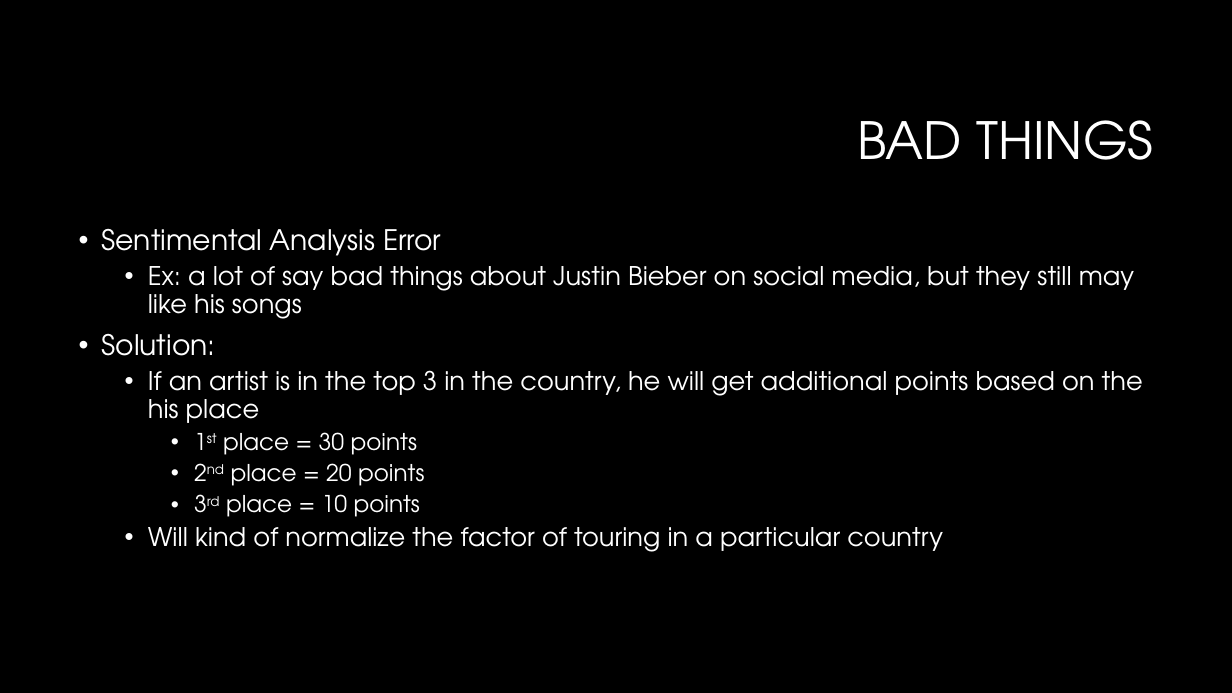
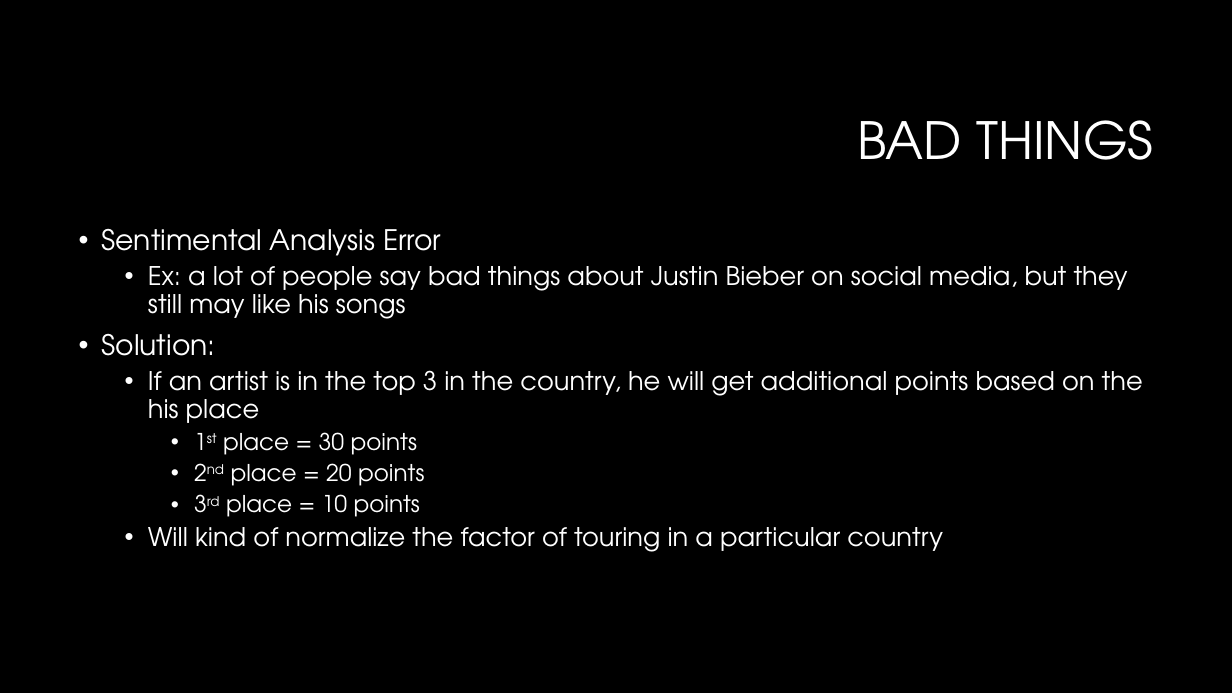
Before and after one commit to DalerAsrorov/FanMap, a slide deck: slide 7 of docs/Project Overview.pptx. Drawn at 1232x693 pixels with LibreOffice and Linux fonts; fonts in the diff are those of the drawing; background and template pictures are left out. Boxes give left, top, right and bottom in pixels: in the first picture for what was removed or moved away, otherwise in the second. Text is boxed around its words. In the diff, an @@ line names an element or a change of style, - is before the commit and + after.

```diff
--- a/docs/Project Overview.pptx
+++ b/docs/Project Overview.pptx
@@ text at [148,266,1128,319]: text changed @@
-  • Ex: a lot of say bad things about Justin Bieber on social media, but they still may like his songs
+  • Ex: a lot of people say bad things about Justin Bieber on social media, but they still may like his songs
```
Also in this commit, not shown: 1 other slide changed, 1 other file.
